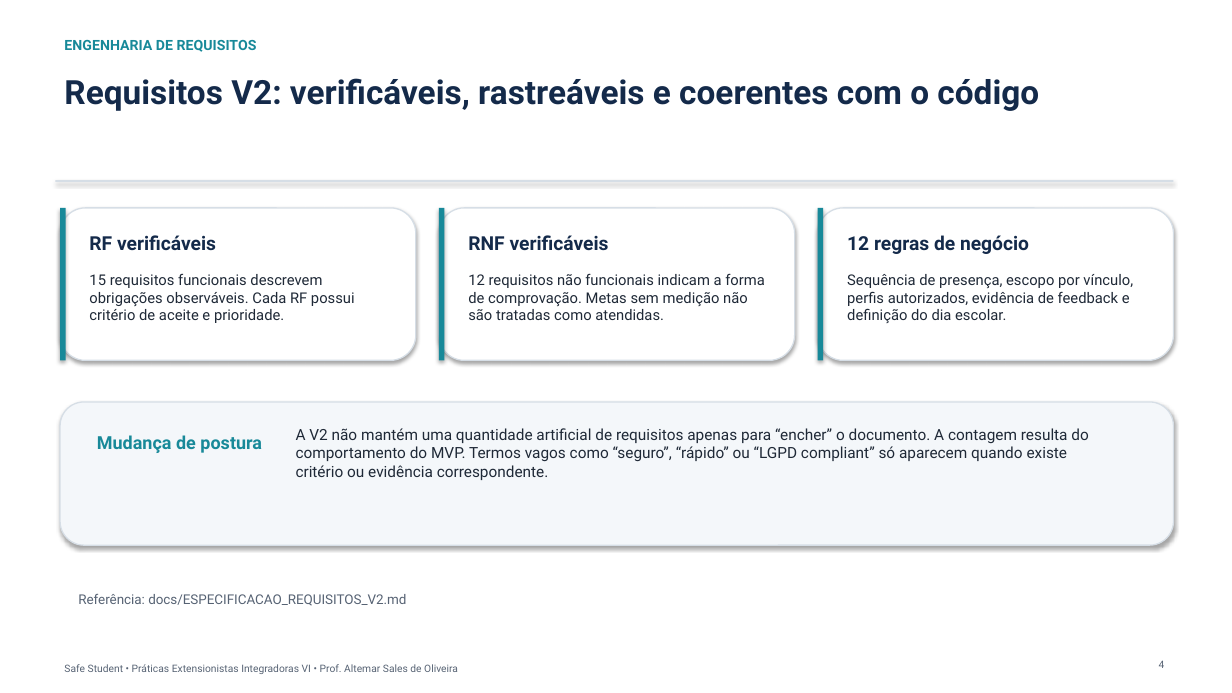
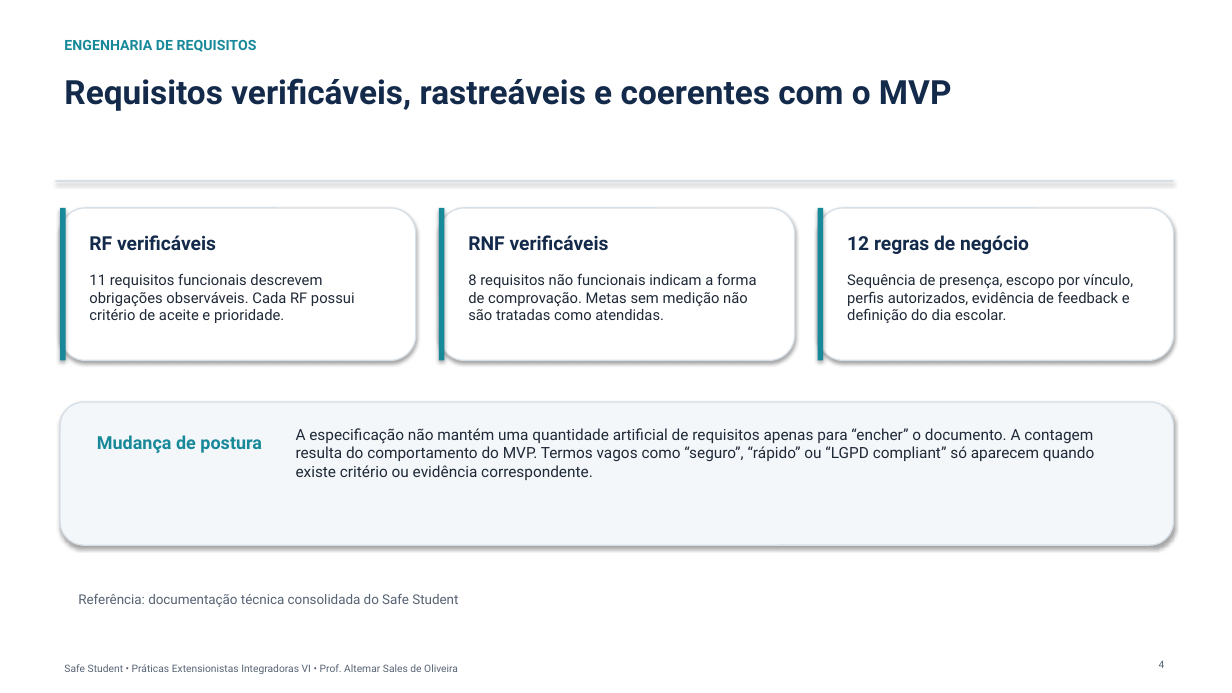
Before and after one commit to richaferreira/Safe_Student, a slide deck: slide 4 of 08_Apresentacao_Final_Safe_Student.pptx. Drawn at 1232x693 pixels with LibreOffice and Linux fonts; fonts in the diff are those of the drawing. Boxes give left, top, right and bottom in pixels: in the first picture for what was removed or moved away, otherwise in the second. Text is boxed around its words. In the diff, an @@ line names an element or a change of style, - is before the commit and + after.

```diff
--- a/08_Apresentacao_Final_Safe_Student.pptx
+++ b/08_Apresentacao_Final_Safe_Student.pptx
@@ text at [64,78,952,111]: text changed @@
-Requisitos V2: verificáveis, rastreáveis e coerentes com o código
+Requisitos verificáveis, rastreáveis e coerentes com o MVP
@@ text at [89,273,355,323]: text changed @@
-15 requisitos funcionais descrevem obrigações observáveis. Cada RF possui critério de aceite e prioridade.
+11 requisitos funcionais descrevem obrigações observáveis. Cada RF possui critério de aceite e prioridade.
@@ text at [468,273,757,320]: text changed @@
-12 requisitos não funcionais indicam a forma de comprovação. Metas sem medição não são tratadas como atendidas.
+8 requisitos não funcionais indicam a forma de comprovação. Metas sem medição não são tratadas como atendidas.
@@ text at [296,428,1095,480]: text changed @@
-A V2 não mantém uma quantidade artificial de requisitos apenas para “encher” o documento. A contagem resulta do comportamento do MVP. Termos vagos como “seguro”, “rápido” ou “LGPD compliant” só aparecem quando existe critério ou evidência correspondente.
+A especificação não mantém uma quantidade artificial de requisitos apenas para “encher” o documento. A contagem resulta do comportamento do MVP. Termos vagos como “seguro”, “rápido” ou “LGPD compliant” só aparecem quando existe critério ou evidência correspondente.
@@ text at [78,594,458,607]: text changed @@
-Referência: docs/ESPECIFICACAO_REQUISITOS_V2.md
+Referência: documentação técnica consolidada do Safe Student
```
Also in this commit, not shown: 6 other slides changed, 1 slide added, 1 slide removed.
